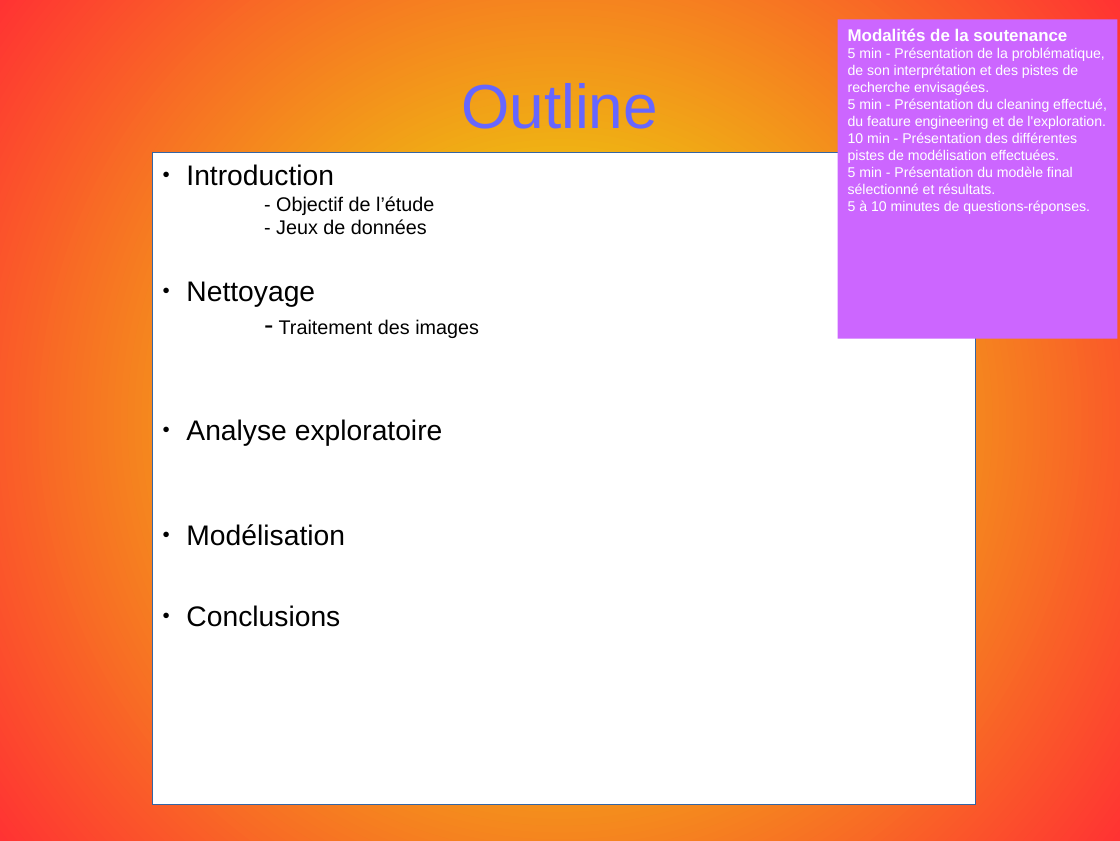
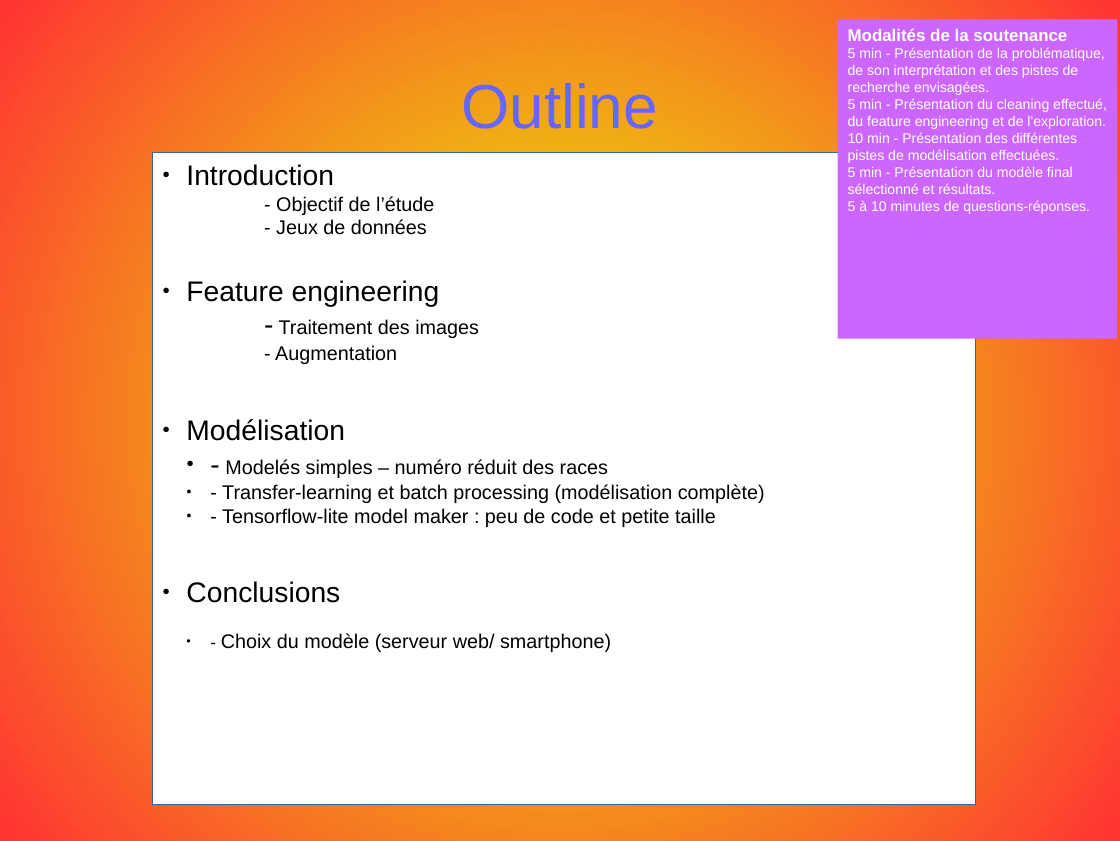
Before and after one commit to opsabarsec/Dog-pictures-classification-by-Deep-Learning, a slide deck: slide 2 of documentation/presentation/P6_presentation.odp. Drawn at 1120x841 pixels with LibreOffice and Linux fonts; fonts in the diff are those of the drawing. Boxes give left, top, right and bottom in pixels: in the first picture for what was removed or moved away, otherwise in the second. Text is boxed around its words. In the diff, an @@ line names an element or a change of style, - is before the commit and + after.

```diff
--- a/documentation/presentation/P6_presentation.odp
+++ b/documentation/presentation/P6_presentation.odp
@@ text in rectangle at <box>186,280,440,307</box>: text changed @@
-● Nettoyage
+● Feature engineering
@@ text in rectangle at <box>275,345,397,364</box>: text changed; size 20 to 14 pt @@
-● Analyse exploratoire
+- Augmentation
@@ text in rectangle at <box>222,459,765,527</box>: paragraphs added @@
+  ● - Modelés simples – numéro réduit des races
+  ● - Transfer-learning et batch processing (modélisation complète)
+  ● - Tensorflow-lite model maker : peu de code et petite taille
@@ text in rectangle at <box>221,633,611,652</box>: paragraph added @@
+  ● - Choix du modèle (serveur web/ smartphone)
```
Also in this commit, not shown: 2 other slides changed, 12 slides added, 3 other files.
